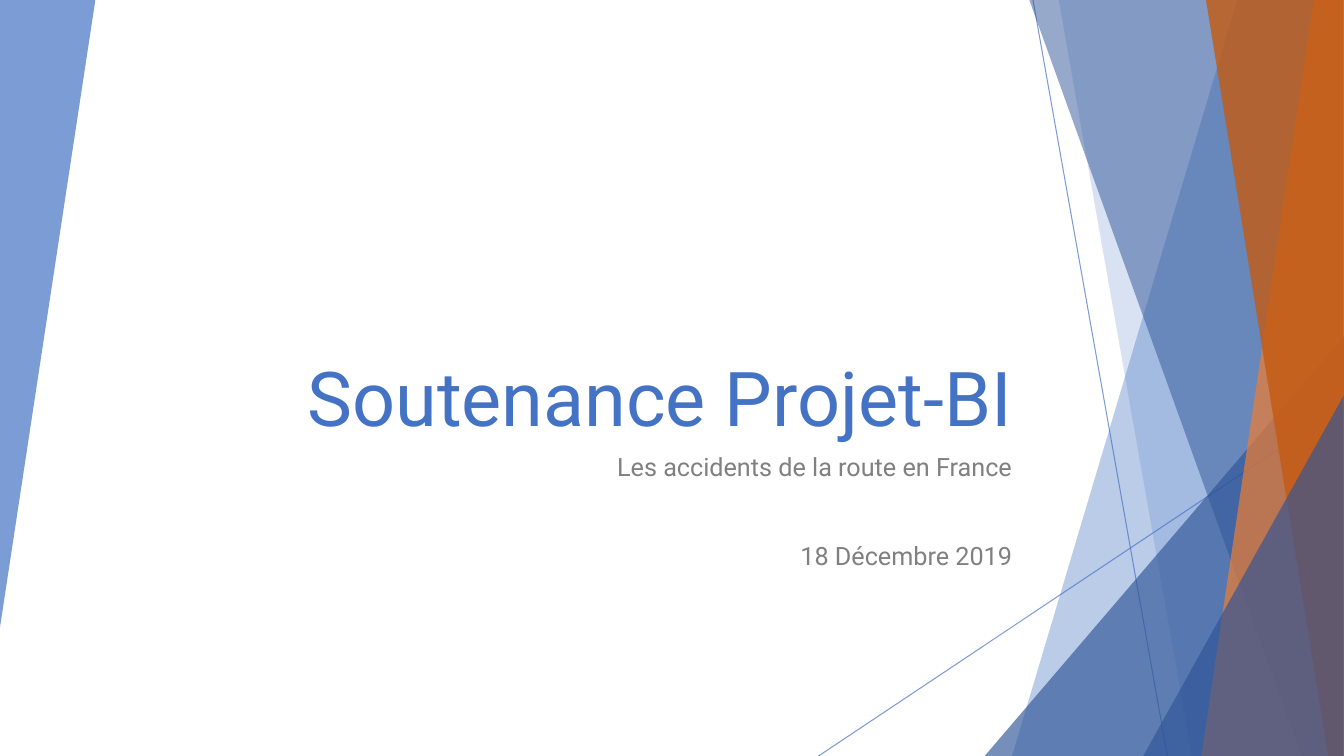
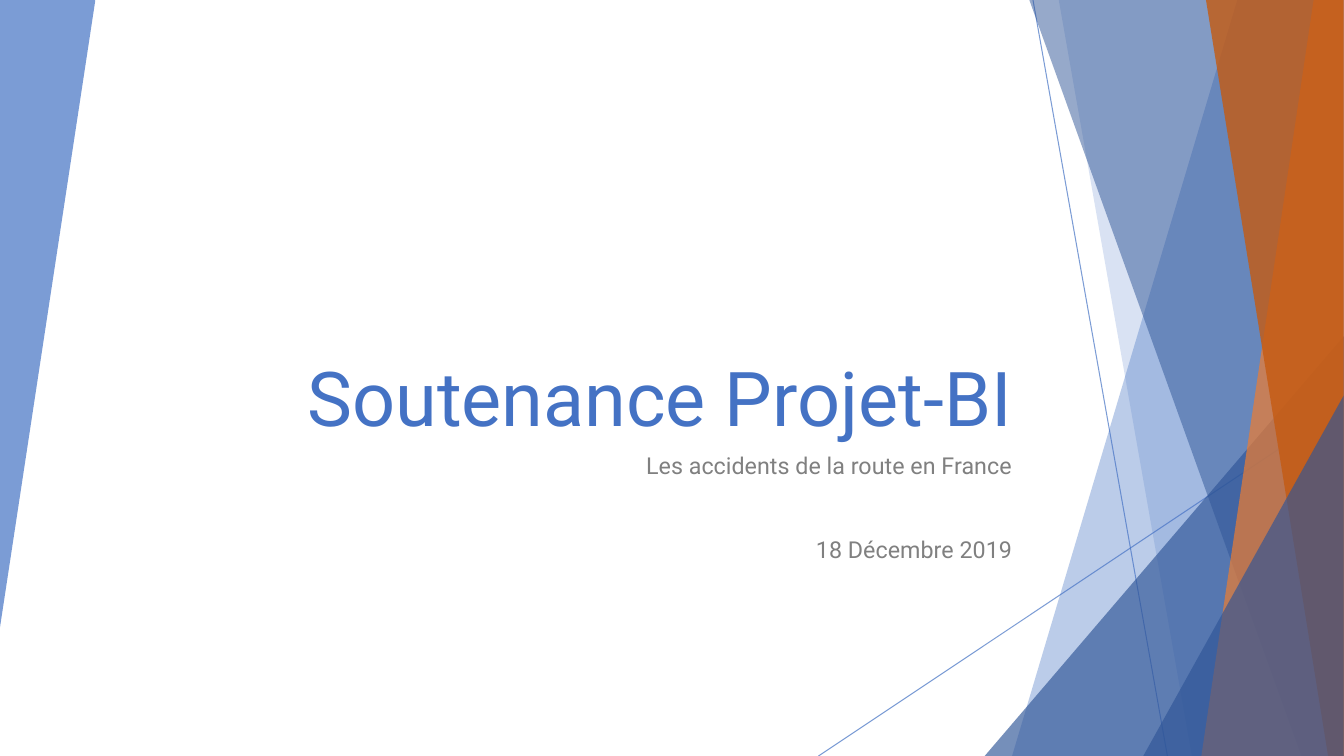
Before and after one commit to ThomasGille/Projet-BI, a slide deck: slide 1 of Ressources/Soutenance Projet-BI.pptx. Drawn at 1344x756 pixels with LibreOffice and Linux fonts; fonts in the diff are those of the drawing. Boxes give left, top, right and bottom in pixels: in the first picture for what was removed or moved away, otherwise in the second. Text is boxed around its words. In the diff, an @@ line names an element or a change of style, - is before the commit and + after.

```diff
--- a/Ressources/Soutenance Projet-BI.pptx
+++ b/Ressources/Soutenance Projet-BI.pptx
@@ subtitle "Les accidents de la route ..." at [646,456,1012,558]: size 18 to 16.6 pt @@
```
Also in this commit, not shown: 4 other slides changed, 8 slides added, 1 slide removed, 4 other files.
